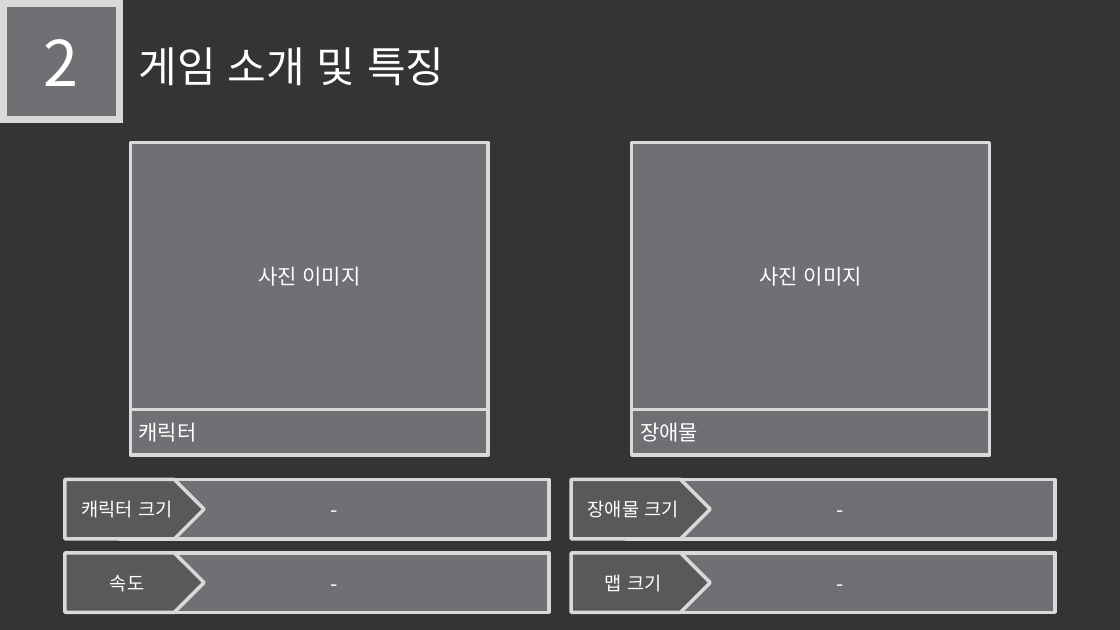
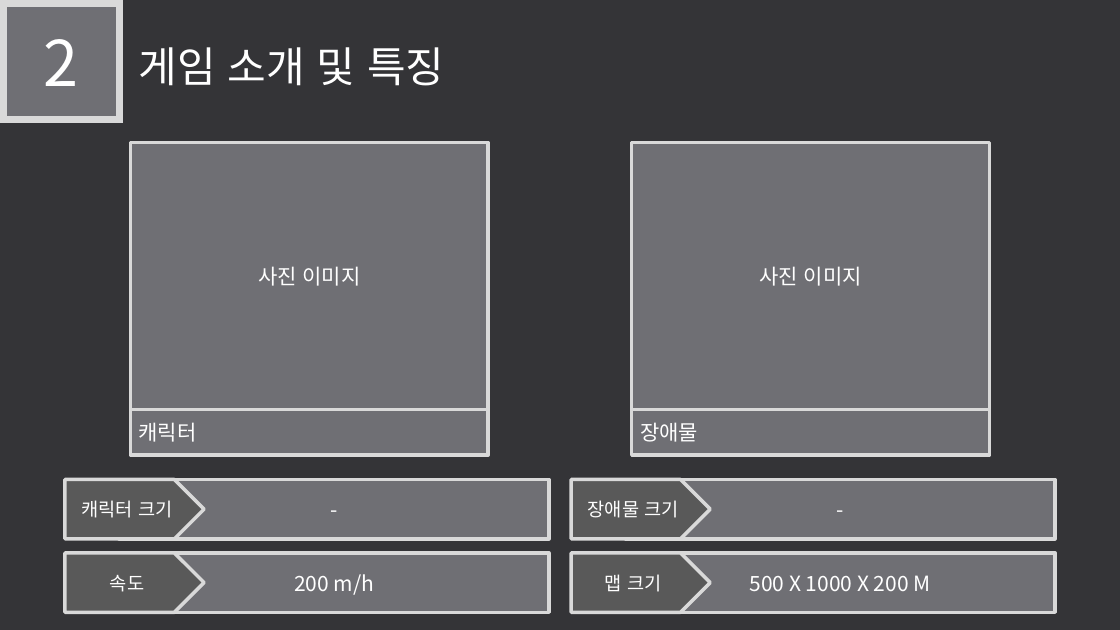
Before and after one commit to LEGO0937/Our_Project, a slide deck: slide 5 of 기획단계/졸작 제안서_α.pptx. Drawn at 1120x630 pixels with LibreOffice and Linux fonts; fonts in the diff are those of the drawing. Boxes give left, top, right and bottom in pixels: in the first picture for what was removed or moved away, otherwise in the second. Text is boxed around its words. In the diff, an @@ line names an element or a change of style, - is before the commit and + after.

```diff
--- a/기획단계/졸작 제안서_α.pptx
+++ b/기획단계/졸작 제안서_α.pptx
@@ text in rectangle at (x1=294, y1=574, x2=374, y2=595): text changed @@
--
+200 m/h
@@ text in rectangle at (x1=750, y1=575, x2=931, y2=591): text changed @@
--
+500 X 1000 X 200 M
```
Also in this commit, not shown: 4 other slides changed, 1 other file.
